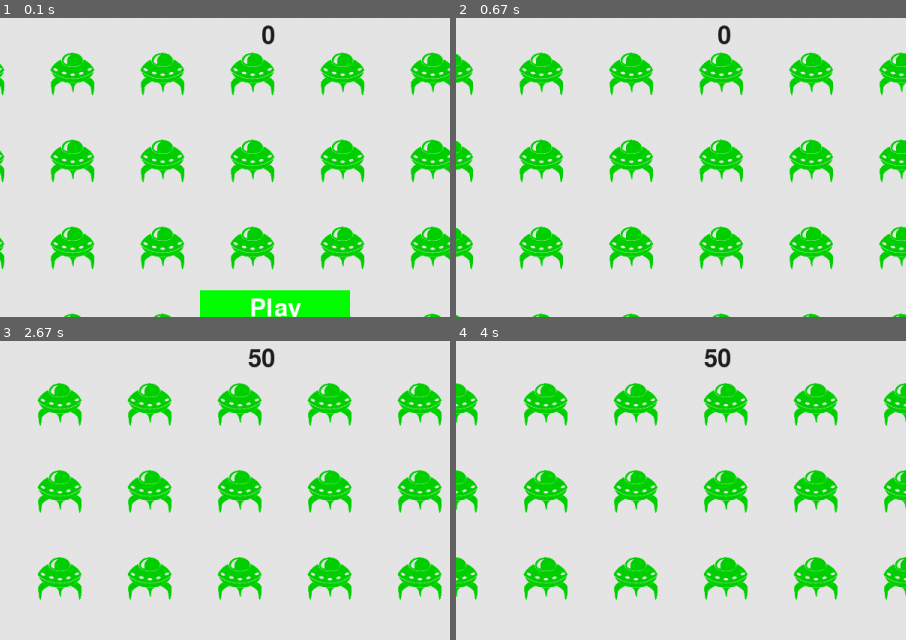
Above: before the commit, frames 1-4 (two rows, left to right).
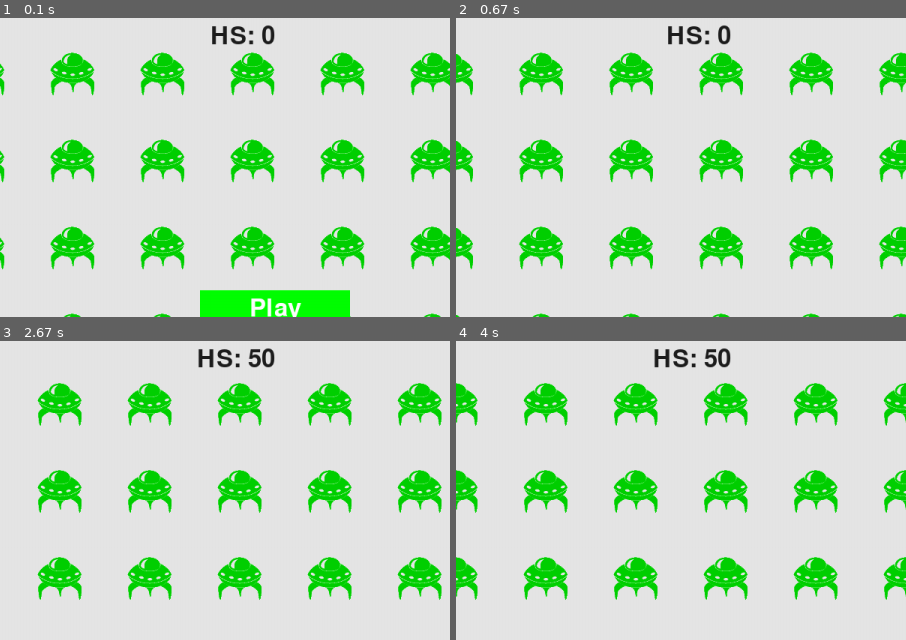
Above: after the commit, the same moments.

Repository: sebastianherman/alien-invasion-pygame
Game: pygame game, started from alien_invasion.py
The game is run twice, just before and just after one commit, with the same random seed, the same clock (stepped at 60 frames per second) and the same inputs.
Inputs:
- Up to frame 1 (0.1 s): no input
- Up to frame 2 (0.67 s): click "Play" at 0.38 s
- Up to frame 3 (2.67 s): tap Space at 0.67 s; hold Right 1-1.47 s; hold Right 1.5-1.97 s; hold Left 2-2.53 s; hold Left from 2.57 s (still down)
- Up to frame 4 (4 s): release Left at 2.97 s; hold Right 3-3.63 s; hold Left from 3.67 s (still down)
The pictures show only the part of the screen within x 19-69%, y 1-51%; the shares and areas given below are measured in that part.

The runs differ from the first frame. In frame 1, 0.3% of the frame differs, in the area x 47-57%, y 2-10%; in frame 2, 0.3%; in frame 3, 0.3%, in the area x 44-54%, y 2-10%; in frame 4, 0.3%.

Commit message:
bug fix ship lives after restart

Diff:
--- a/alien_invasion.py
+++ b/alien_invasion.py
@@ -152,6 +152,7 @@
             self.stats.game_active = True
             self.sb.prep_score()
             self.sb.prep_level()
+            self.sb.prep_ships()
 
             # get rid of any remaining aliens and bullets
             self.aliens.empty()
--- a/scoreboard.py
+++ b/scoreboard.py
@@ -40,6 +40,7 @@
         """Turn the high score into a rendered image."""
         high_score = round(self.stats.high_score, -1)
         high_score_str = "{:,}".format(high_score)
+        high_score_str = "HS: " + high_score_str
         self.high_score_image = self.font.render(high_score_str, True, self.text_color, self.settings.bg_color)
 
         # display the score at the top right of the screen
